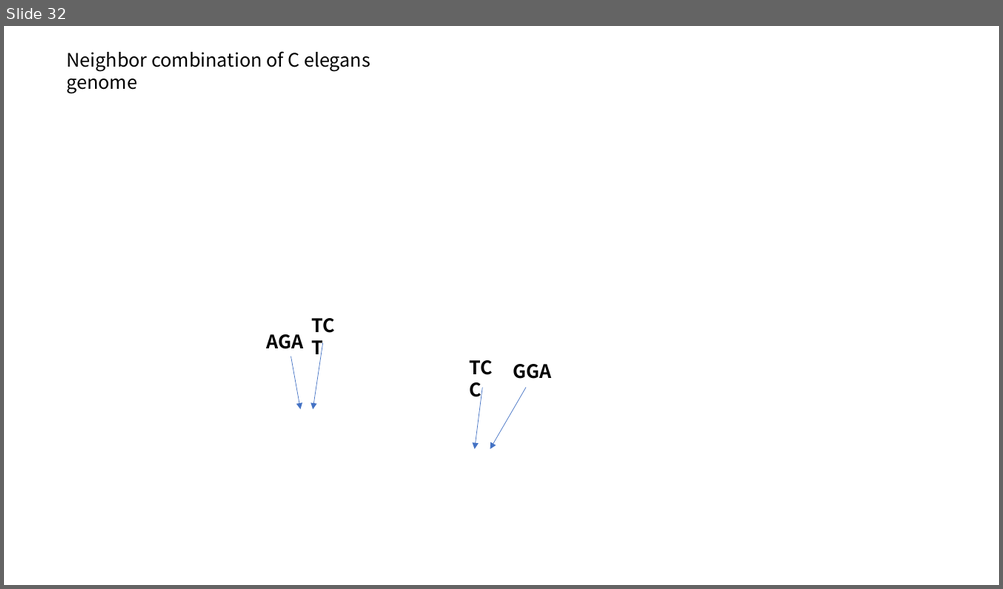
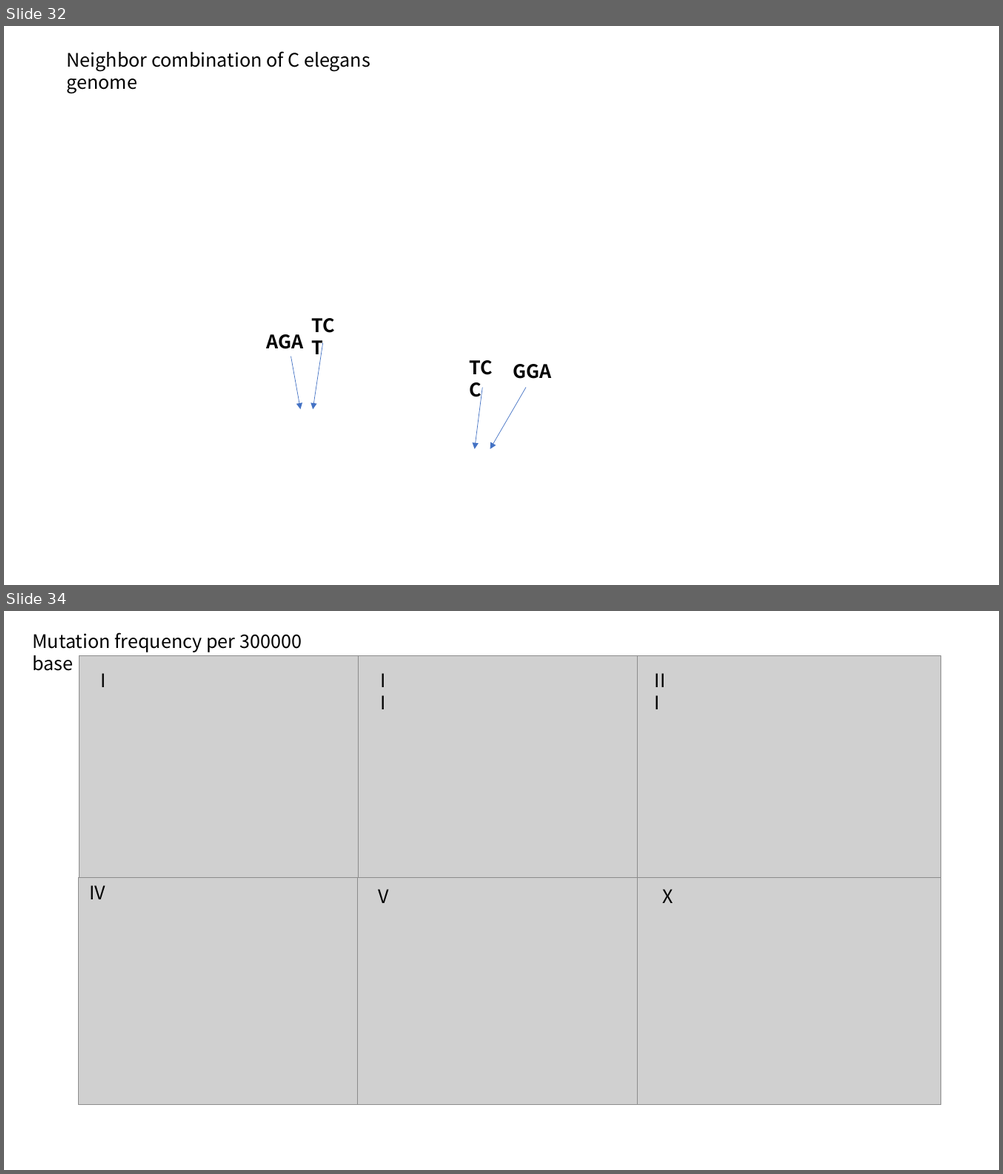
Before and after one commit to young55775/Genetorch-developing, a slide deck: discussion.pptx. Shown one above the other, each under a label of ours: slide 32 before the commit, slides 32 and 34 after it; the slides between them are not shown. The pictures are 1003x589 and 1003x1174 pixels, drawn with LibreOffice and Linux fonts; fonts in the diff are those of the drawing; grey boxes stand for pictures; background and template pictures are left out. Boxes give left, top, right and bottom in pixels: in the first picture for what was removed or moved away, otherwise in the second. Text is boxed around its words. In the diff, an @@ line names an element or a change of style, - is before the commit and + after.

```diff
--- a/discussion.pptx
+++ b/discussion.pptx
@@ slide 34 added at [4, 611, 999, 1170], background #FFFFFF @@
@@ text added at [32, 632, 301, 671], 18 pt, text #000000 @@
+Mutation frequency per 300000 base
@@ group added at [78, 655, 940, 1105]: 6 pictures, 6 texts @@
+I
+II
+III
+IV
+V
+X
```
Also in this commit, not shown: 3 other slides added, 3 other files.
